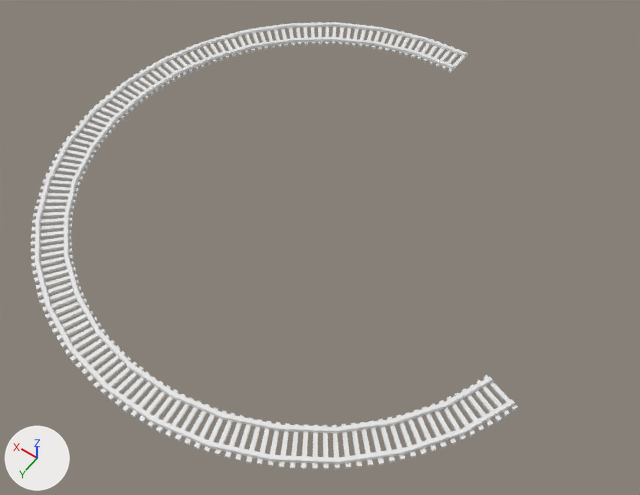
What one commit did to the Blender file Assets/Models/Scene/TrainTracks.blend.
The view is the same before and after, from a 50 mm lens placed at (-13.3, 18.6, 26.3), pointed at (-0.8, 1.1, -1.2). The lights are fixed; the arrows at lower left show +X, +Y and +Z.

In view in the first picture: 'Rails', 'WoodBars'.
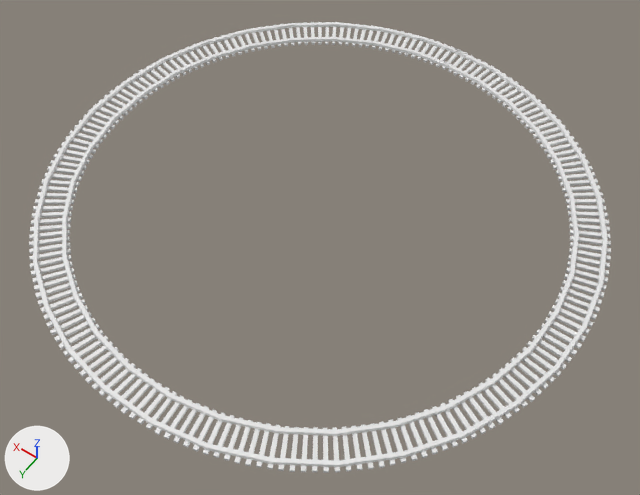
Boxes (x1, y1, x2, y2) around the edits, measured in the pictures (640 x 495 px):
'WoodBars', turned, modifiers changed
    before: (31, 22, 517, 470)
    after: (29, 22, 611, 473)
'Rails', turned, modifiers changed
    before: (35, 22, 515, 464)
    after: (33, 22, 608, 467)

The edits, one by one:
Object 'Rails' (ob_rails) turns from (0, 0, 90) to (0, 0, 90) degrees about x, y and z.
Object 'Rails' (ob_rails) has a ARRAY modifier named 'Array'.
On modifier 'Array' of object 'Rails' (ob_rails), count goes from 23 to 33.
Object 'WoodBars' (ob_woodbars) turns from (0, 0, 90) to (0, 0, 90) degrees about x, y and z.
Object 'WoodBars' (ob_woodbars) has a ARRAY modifier named 'Array'.
On modifier 'Array' of object 'WoodBars' (ob_woodbars), count goes from 139 to 197.
